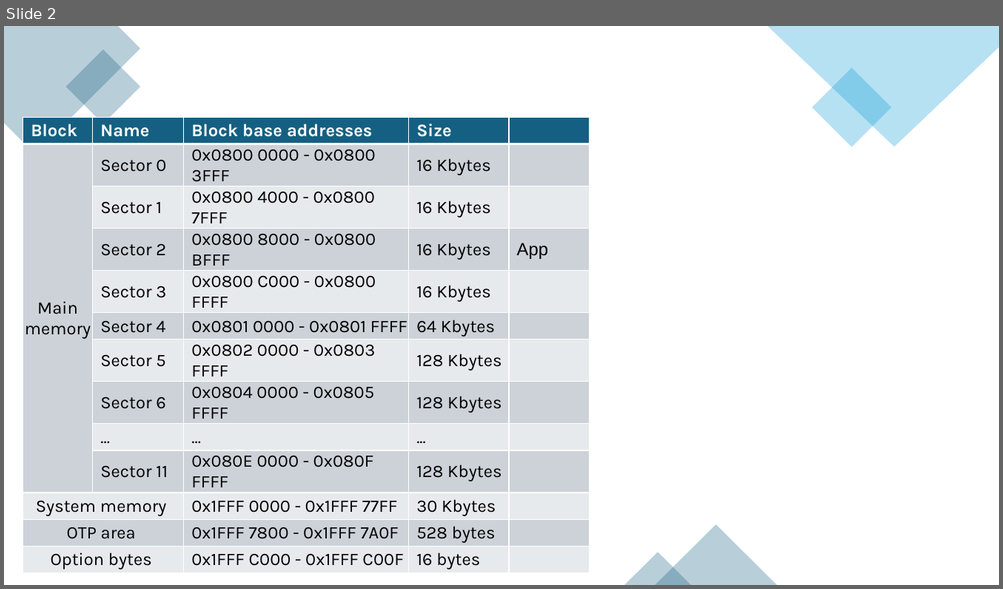
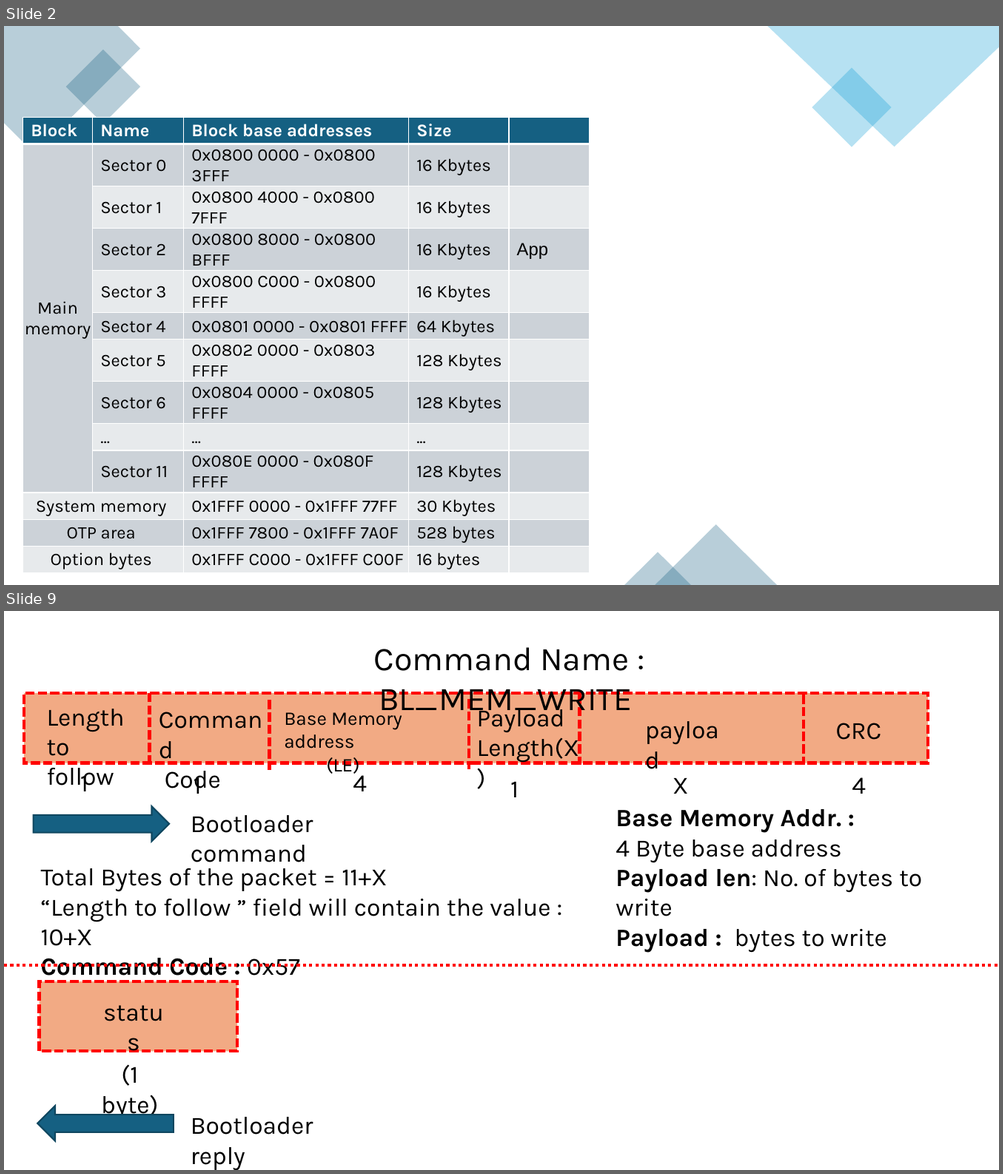
Before and after one commit to qlinhpoet/Bootloader, a slide deck: Bootloader.pptx. Shown one above the other, each under a label of ours: slide 2 before the commit, slides 2 and 9 after it; the slides between them are not shown. The pictures are 1003x589 and 1003x1174 pixels, drawn with LibreOffice and Linux fonts; fonts in the diff are those of the drawing. Boxes give left, top, right and bottom in pixels: in the first picture for what was removed or moved away, otherwise in the second. Text is boxed around its words. In the diff, an @@ line names an element or a change of style, - is before the commit and + after.

Commit message:
flash via bootloader ok

```diff
--- a/Bootloader.pptx
+++ b/Bootloader.pptx
@@ slide 9 added at (4, 611, 999, 1170), background #FFFFFF @@
@@ text added at (374, 647, 632, 718), 32 pt, text #000000 @@
+Command Name : BL_MEM_WRITE
@@ group added at (24, 693, 928, 863): 12 texts, 5 lines, 1 rectangle @@
+Length
+to follow
+Command
+Code
+payload
+1
+1
+X
+Base Memory address
+(LE)
+4
+Payload
+Length(X)
+CRC
+1
+4
@@ right arrow added at (33, 806, 169, 842), fill #156082, outline #104760 1.5 pt @@
@@ text added at (615, 809, 922, 952), 24 pt, text #000000 @@
+Base Memory Addr. :
+4 Byte base address
+Payload len: No. of bytes to write
+Payload : bytes to write
@@ text added at (190, 815, 313, 833), 24 pt, text #000000 @@
+Bootloader command
@@ text added at (41, 869, 550, 982), 24 pt, text #000000 @@
+Total Bytes of the packet = 11+X
+“Length to follow ” field will contain the value : 10+X
+Command Code : 0x57
@@ line added from (4, 965) to (999, 965), #FF0000 3 pt dashed @@
@@ rectangle added at (39, 982, 237, 1052), fill #F2AA84, outline #FF0000 3 pt dashed @@
@@ text added at (92, 992, 175, 1030), 24 pt, text #000000 @@
+status
@@ text added at (101, 1065, 158, 1119), 24 pt, text #000000 @@
+(1 byte)
@@ right arrow added at (37, 1106, 173, 1142), fill #156082, outline #104760 1.5 pt @@
@@ text added at (190, 1117, 313, 1170), 24 pt, text #000000 @@
+Bootloader reply
```
Also in this commit, not shown: 10 other slides added, 15 other files.
